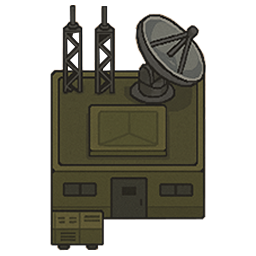
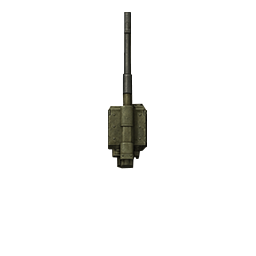
Two versions of the same layered image (256×256). Layer-by-layer changes:
hid "Слой 6" over [50, 5, 206, 251]
showed "Слой 1" over [108, 12, 147, 169]
